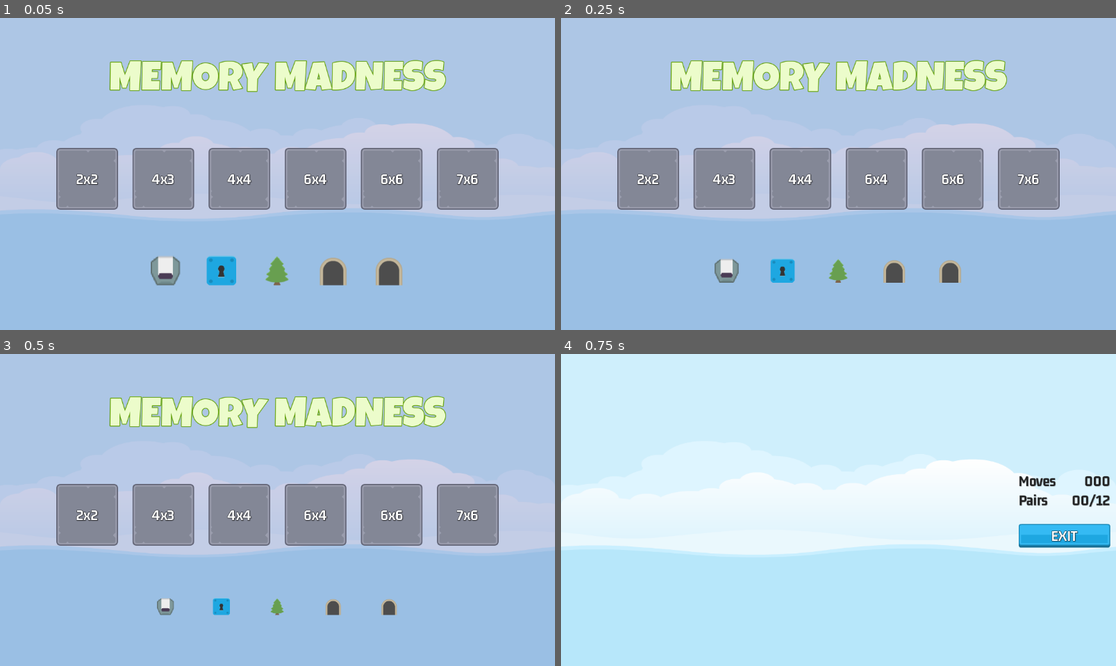
Above: before the commit, frames 1-4 (two rows, left to right).
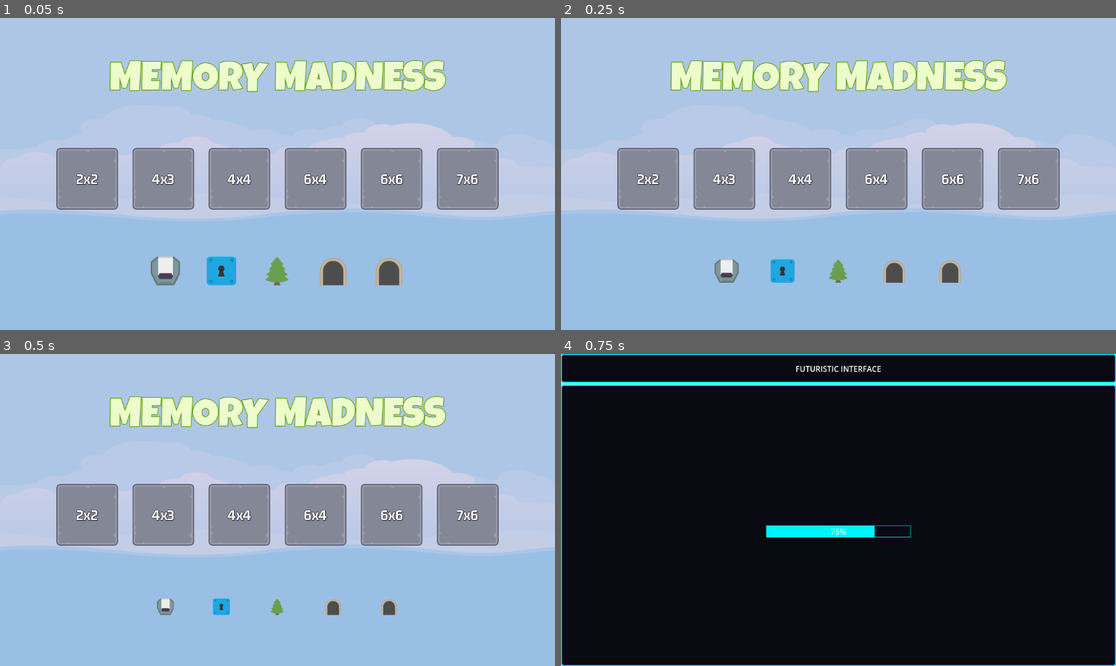
Above: after the commit, the same moments.

Repository: Brady0608/memory_madness
Game: Godot game, scene res://scenes/master/master.tscn
Same seed, same stepped clock (60 frames per second), same inputs: the game is played once before the commit and once after it.
Inputs:
- Up to frame 1 (0.05 s): no input
- Up to frame 2 (0.25 s): no input
- Up to frame 3 (0.5 s): no input
- Up to frame 4 (0.75 s): click "2x2" at 0.5 s

Frames 1-3 are identical in both runs. In frame 4, 100% of the frame differs, in the area x 0-100%, y 0-100%.

Commit message:
Add game process

Diff:
--- /dev/null
+++ b/game_over_ui/game_over_ui.gd
@@ -0,0 +1,105 @@
+extends Control
+
+# Theme colors
+var neon_blue = Color("#00f3ff")
+var dark_bg = Color("#0a0a12")
+var accent_color = Color("#ff00dd")
+var text_color = Color("#ffffff")
+
+func _ready():
+	# Create theme
+	var theme = Theme.new()
+
+	# Style for panels
+	var panel_style = StyleBoxFlat.new()
+	panel_style.set_bg_color(dark_bg)
+	panel_style.set_border_width_all(2)
+	panel_style.set_border_color(neon_blue)
+	panel_style.set_corner_radius_all(5)
+	panel_style.set_shadow_size(10)
+	panel_style.set_shadow_color(Color(neon_blue.r, neon_blue.g, neon_blue.b, 0.3))
+	theme.set_stylebox("panel", "Panel", panel_style)
+
+	# Style for buttons
+	var button_normal = StyleBoxFlat.new()
+	button_normal.set_bg_color(dark_bg)
+	button_normal.set_border_width_all(2)
+	button_normal.set_border_color(neon_blue)
+	button_normal.set_corner_radius_all(3)
+	theme.set_stylebox("normal", "Button", button_normal)
+
+	var button_hover = button_normal.duplicate()
+	button_hover.set_bg_color(neon_blue.darkened(0.8))
+	theme.set_stylebox("hover", "Button", button_hover)
+
+	var button_pressed = button_normal.duplicate()
+	button_pressed.set_bg_color(neon_blue.darkened(0.6))
+	theme.set_stylebox("pressed", "Button", button_pressed)
+
+	# Style for progress bars
+	var progress_bg = StyleBoxFlat.new()
+	progress_bg.set_bg_color(dark_bg)
+	progress_bg.set_border_width_all(1)
+	progress_bg.set_border_color(neon_blue)
+	theme.set_stylebox("background", "ProgressBar", progress_bg)
+
+	var progress_fill = StyleBoxFlat.new()
+	progress_fill.set_bg_color(neon_blue)
+	theme.set_stylebox("fill", "ProgressBar", progress_fill)
+
+	# Font settings
+	var default_font = ThemeDB.fallback_font
+	theme.set_font_size("font_size", "Label", 16)
+	theme.set_color("font_color", "Label", text_color)
+
+	# Apply theme to the root control
+	self.theme = theme
+
+	# Create the UI after setting the theme
+	create_sample_ui()
+
+# Example UI elements
+func create_sample_ui():
+	# Main container
+	var container = VBoxContainer.new()
+	add_child(container)
+	container.set_anchors_and_offsets_preset(PRESET_FULL_RECT)
+
+	# Header panel
+	var header = Panel.new()
+	container.add_child(header)
+	header.custom_minimum_size = Vector2(0, 60)
+
+	var header_label = Label.new()
+	header.add_child(header_label)
+	header_label.text = "FUTURISTIC INTERFACE"
+	header_label.set_anchors_and_offsets_preset(PRESET_CENTER)
+
+	# Content panel
+	var content = Panel.new()
+	container.add_child(content)
+	content.size_flags_vertical = Control.SIZE_EXPAND_FILL
+
+	# Button container
+	var button_container = HBoxContainer.new()
+	content.add_child(button_container)
+	button_container.set_anchors_and_offsets_preset(PRESET_BOTTOM_RIGHT)
+	button_container.position = Vector2(20, -60)  # Positioned from bottom
+	button_container.custom_minimum_size = Vector2(0, 40)
+
+	# Add buttons
+	var button1 = Button.new()
+	button1.text = "INITIALIZE"
+	button_container.add_child(button1)
+
+	var button2 = Button.new()
+	button2.text = "EXECUTE"
+	button_container.add_child(button2)
+
+	# Progress bar
+	var progress = ProgressBar.new()
+	content.add_child(progress)
+	progress.set_anchors_and_offsets_preset(PRESET_CENTER)
+	progress.position = Vector2(-150, 0)  # Center offset
+	progress.custom_minimum_size = Vector2(300, 20)
+	progress.value = 75
--- /dev/null
+++ b/game_over_ui/game_over_ui.tscn
@@ -0,0 +1,12 @@
+[gd_scene load_steps=2 format=3 uid="uid://dx5db62hy67yw"]
+
+[ext_resource type="Script" path="res://game_over_ui/game_over_ui.gd" id="1_y68kp"]
+
+[node name="GameOverUi" type="Control"]
+layout_mode = 3
+anchors_preset = 15
+anchor_right = 1.0
+anchor_bottom = 1.0
+grow_horizontal = 2
+grow_vertical = 2
+script = ExtResource("1_y68kp")
--- a/project.godot
+++ b/project.godot
@@ -29,3 +29,4 @@
 
 renderer/rendering_method="gl_compatibility"
 renderer/rendering_method.mobile="gl_compatibility"
+textures/vram_compression/import_etc2_astc=true
--- a/scenes/game/game.gd
+++ b/scenes/game/game.gd
@@ -2,17 +2,40 @@
 
 const MEMORY_TILE = preload("res://scenes/memory_tile/memory_tile.tscn")
 # Called when the node enters the scene tree for the first time.
+@onready var tiles_container: GridContainer = $HB/MarginContainer/TilesContainer
+@onready var scorer = $Scorer
+@onready var label_moves: Label = $HB/MarginContainer2/VBoxContainer/HBoxContainer/LabelMoves
+@onready var label_pairs: Label = $HB/MarginContainer2/VBoxContainer/HBoxContainer2/LabelPairs
+
+
 func _ready() -> void:
 	SignalManager.on_level_selected.connect(on_level_selected)
 
-
 # Called every frame. 'delta' is the elapsed time since the previous frame.
 func _process(delta: float) -> void:
-	pass
+	label_moves.text = scorer.get_moves_made_string()
+	label_pairs.text = scorer.get_pairs_made_string()
+
+
+func add_memory_tile(item_image: ItemImage, frame: Texture2D) -> void:
+	var new_tile: MemoryTile = MEMORY_TILE.instantiate()
+	tiles_container.add_child(new_tile)
+	new_tile.setup(item_image, frame)
+
+
 
 func on_level_selected(level_num: int) -> void:
-	print(level_num)
+	var level_data: SelectedLevelData = GameManager.get_level_selection(level_num)
+	var frame: Texture2D = ImageManager.get_random_frame_image()
+
+	tiles_container.columns = level_data.get_num_cols()
+	for image in level_data.get_selected_level_image():
+		add_memory_tile(image, frame)
+	scorer.clear_new_game(level_data.get_target_pairs())
+
 
 
 func _on_exit_button_pressed() -> void:
+	for tile in tiles_container.get_children():
+		tile.queue_free()
 	SignalManager.on_game_exit_pressed.emit()
--- a/scenes/game/game.tscn
+++ b/scenes/game/game.tscn
@@ -1,10 +1,12 @@
-[gd_scene load_steps=6 format=3 uid="uid://xx5ftumg68k2"]
+[gd_scene load_steps=8 format=3 uid="uid://xx5ftumg68k2"]
 
 [ext_resource type="LabelSettings" uid="uid://efdir2vdny11" path="res://assets/GM_32_Dark.tres" id="1_6o4r2"]
 [ext_resource type="Script" path="res://scenes/game/game.gd" id="1_ra1g4"]
 [ext_resource type="Texture2D" uid="uid://7pgd4p7bsuxs" path="res://assets/ui/blue_button00.png" id="2_r8val"]
 [ext_resource type="Texture2D" uid="uid://yg3tnn0lqs1b" path="res://assets/ui/green_button00.png" id="3_4srgt"]
 [ext_resource type="LabelSettings" uid="uid://bb630qrhxr0ef" path="res://assets/GM_32_White.tres" id="4_42hg0"]
+[ext_resource type="PackedScene" uid="uid://dce5ul6rs7yfy" path="res://scenes/scorer/scorer.tscn" id="6_170oe"]
+[ext_resource type="PackedScene" uid="uid://dx5db62hy67yw" path="res://game_over_ui/game_over_ui.tscn" id="7_lblyr"]
 
 [node name="Game" type="Control"]
 layout_mode = 3
@@ -31,7 +33,7 @@
 theme_override_constants/margin_right = 12
 theme_override_constants/margin_bottom = 12
 
-[node name="GridContainer" type="GridContainer" parent="HB/MarginContainer"]
+[node name="TilesContainer" type="GridContainer" parent="HB/MarginContainer"]
 layout_mode = 2
 size_flags_horizontal = 4
 size_flags_vertical = 4
@@ -99,4 +101,9 @@
 horizontal_alignment = 1
 vertical_alignment = 1
 
+[node name="Scorer" parent="." instance=ExtResource("6_170oe")]
+
+[node name="GameOverUi" parent="." instance=ExtResource("7_lblyr")]
+layout_mode = 1
+
 [connection signal="pressed" from="HB/MarginContainer2/VBoxContainer/ExitButton" to="." method="_on_exit_button_pressed"]
--- a/scenes/memory_tile/memory_tile.gd
+++ b/scenes/memory_tile/memory_tile.gd
@@ -1,26 +1,55 @@
 extends TextureButton
 
+class_name MemoryTile
+
+@onready var frame_image: TextureRect = $FrameImage
+@onready var item_image: TextureRect = $ItemImage
 
 var _item_name: String
 var _can_select_me: bool = true
 
 # Called when the node enters the scene tree for the first time.
 func _ready() -> void:
+	SignalManager.on_selection_enabled.connect(on_selection_enabled)
+	SignalManager.on_selection_disabled.connect(on_selection_disabled)
 	pass # Replace with function body.
 
 func reveal_image(status: bool) -> void:
-	$FrameImage.visible = status
-	$ItemImage.visible = status
+	frame_image.visible = status
+	item_image.visible = status
 
+func get_item_name() -> String:
+	return _item_name
+
+func matches_other_tile(other_tile: MemoryTile) -> bool:
+	return other_tile != self and other_tile.get_item_name() == _item_name
 
 func setup(image: ItemImage, frame: Texture2D) -> void:
-	$FrameImage.texture = frame
-	$ItemImage.texture = image.get_item_texture()
+	frame_image.texture = frame
+	item_image.texture = image.get_item_texture()
 	_item_name = image.get_item_name()
 
 	reveal_image(false)
 
+func kill_on_success() -> void:
+	z_index = 1
+	var tween: Tween = get_tree().create_tween()
+	tween.set_parallel(true)
+	tween.tween_property(self, "disabled", true, 0)
+	tween.tween_property(self, "rotation_degrees", 720, 0.5)
+	tween.tween_property(self, "scale", Vector2(1.5, 1.5), 0.5)
+	tween.set_parallel(false)
+	tween.tween_interval(0.3) # half of reveal time
+	tween.tween_property(self, "scale", Vector2.ZERO, 0)
+
 
 func _on_pressed() -> void:
-	if _can_select_me == true:
+	if _can_select_me == true and frame_image.visible == false:
+		SignalManager.on_tile_selected.emit(self)
 		reveal_image(true)
+
+func on_selection_enabled() -> void:
+	_can_select_me = true
+
+func on_selection_disabled() -> void:
+	_can_select_me = false
--- a/scenes/memory_tile/memory_tile.tscn
+++ b/scenes/memory_tile/memory_tile.tscn
@@ -50,3 +50,5 @@
 grow_horizontal = 2
 grow_vertical = 2
 texture = ExtResource("4_12lxh")
+
+[connection signal="pressed" from="." to="." method="_on_pressed"]
--- /dev/null
+++ b/scenes/scorer/scorer.gd
@@ -0,0 +1,66 @@
+extends Node
+
+@onready var reveal_timer: Timer = $RevealTimer
+
+var _selections: Array[MemoryTile] = []
+var _target_pairs: int = 0
+var _moves_made: int = 0
+var _pairs_made: int = 0
+# Called when the node enters the scene tree for the first time.
+func _ready() -> void:
+	SignalManager.on_tile_selected.connect(on_tile_selected)
+	SignalManager.on_game_exit_pressed.connect(on_game_exit_pressed)
+
+func on_tile_selected(tile: MemoryTile) -> void:
+	tile.reveal_image(true)
+	_selections.append(tile)
+	check_pair_made()
+
+func selection_are_pair() -> bool:
+	return _selections[0].matches_other_tile(_selections[1])
+
+func check_pair_made() -> void:
+	if _selections.size() != 2:
+		return
+
+	reveal_timer.start()
+	SignalManager.on_selection_disabled.emit()
+	_moves_made += 1
+
+
+	if selection_are_pair() == true:
+		kill_tiles()
+
+func  kill_tiles() -> void:
+	for tile in _selections:
+		tile.kill_on_success()
+
+	_pairs_made += 1
+
+
+func clear_new_game(target_pairs: int) ->void:
+	_selections.clear()
+	_target_pairs = target_pairs
+	_moves_made = 0
+	_pairs_made = 0
+
+func on_game_exit_pressed() -> void:
+	reveal_timer.stop()
+
+# Called every frame. 'delta' is the elapsed time since the previous frame.
+func _process(delta: float) -> void:
+	pass
+
+func get_pairs_made_string() -> String:
+	return "%d/%d" % [_pairs_made, _target_pairs]
+
+func get_moves_made_string() -> String:
+	return str(_moves_made)
+
+func _on_reveal_timer_timeout() -> void:
+	if selection_are_pair() == false:
+		for tile in _selections:
+			tile.reveal_image(false)
+	_selections.clear()
+
+	SignalManager.on_selection_enabled.emit()
--- /dev/null
+++ b/scenes/scorer/scorer.tscn
@@ -0,0 +1,12 @@
+[gd_scene load_steps=2 format=3 uid="uid://dce5ul6rs7yfy"]
+
+[ext_resource type="Script" path="res://scenes/scorer/scorer.gd" id="1_ls6cp"]
+
+[node name="Scorer" type="Node"]
+script = ExtResource("1_ls6cp")
+
+[node name="RevealTimer" type="Timer" parent="."]
+wait_time = 1.2
+one_shot = true
+
+[connection signal="timeout" from="RevealTimer" to="." method="_on_reveal_timer_timeout"]
--- a/singletons/signal_manager.gd
+++ b/singletons/signal_manager.gd
@@ -2,3 +2,7 @@
 
 signal on_game_exit_pressed
 signal on_level_selected(level_num: int)
+signal on_selection_enabled
+signal on_selection_disabled
+signal on_tile_selected(tile: MemoryTile)
+signal on_game_over(moves: int)
Not shown, added: export_presets.cfg
Binary file added: release/demo.apple-touch-icon.png
Not shown, added: release/demo.apple-touch-icon.png.import
Binary file added: release/demo.icon.png
Not shown, added: release/demo.icon.png.import
Binary file added: release/demo.png
Not shown, added: release/demo.png.import
Not shown, added: release/demo.audio.worklet.js
Not shown, added: release/demo.console.exe
Not shown, added: release/demo.exe
Not shown, added: release/demo.html
Not shown, added: release/demo.js
(and 4 more such lines)
